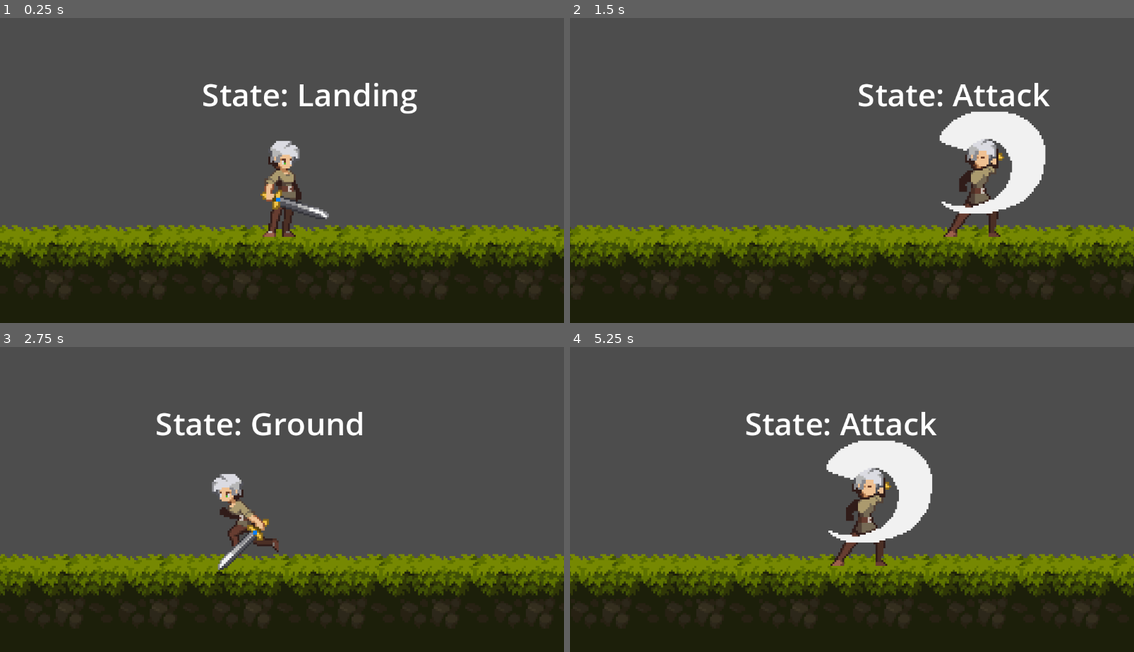
Above: before the commit, frames 1-4 (two rows, left to right).
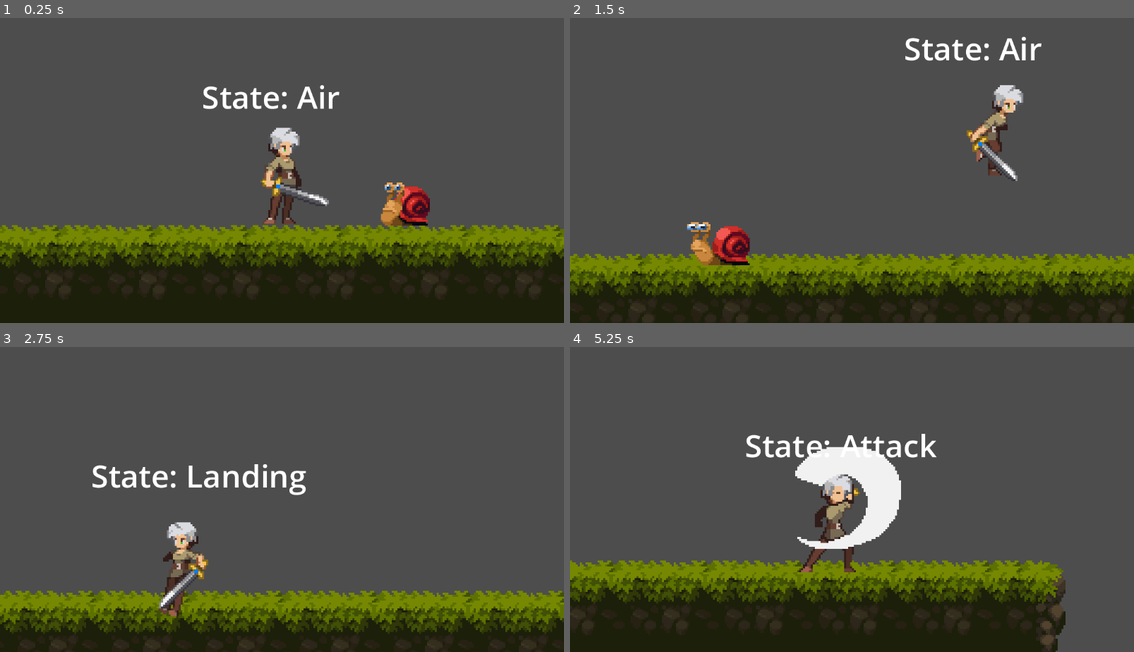
Above: after the commit, the same moments.

Repository: zxvfc/godot-game-02
Game: Godot game, scene res://Levels/test_level.tscn
Two runs of this game, one before a commit and one after it. Both use one fixed random seed, a clock stepped at 60 frames per second and the inputs below.
Inputs:
- Up to frame 1 (0.25 s): no input
- Up to frame 2 (1.5 s): hold D (right) from 0.53 s (still down); tap F (attack) at 0.6, 1.35 s; tap Space (jump) at 0.77 s
- Up to frame 3 (2.75 s): tap Space (jump) at 1.52 s; release D (right) at 2.03 s; hold A (left) from 2.03 s (still down); tap F (attack) at 2.1 s
- Up to frame 4 (5.25 s): release A (left) at 2.78 s; hold D (right) 2.78-4.28 s; tap F (attack) every 0.75 s from 2.85 to 5.1 s; tap Space (jump) at 3.02, 3.77, 4.52 s; hold A (left) 4.28-5.03 s; hold D (right) from 5.03 s (still down)

The runs differ from the first frame. In frame 1, 4.2% of the frame differs, in the area x 36-77%, y 21-72%; in frame 2, 25%; in frame 3, 25%, in the area x 0-100%, y 21-99%; in frame 4, 18%.

Commit message:
addded attack

Diff:
--- a/Characters/CharacterStateMachine.gd
+++ b/Characters/CharacterStateMachine.gd
@@ -15,8 +15,11 @@
 	for child in get_children():
 		if (child is State):
 			states.append(child)
+
 			child.character = character
 			child.playback = animation_tree[PLAYBACK]
+
+			child.connect("interrupt_state", on_state_interrupt_state)
 		else:
 			push_warning("Child" + child.name + " in not a State")
 
@@ -38,3 +41,7 @@
 
 func can_move():
 	return current_state.can_move
+
+
+func on_state_interrupt_state(new_state: State):
+	switch_state(new_state)
--- /dev/null
+++ b/Characters/Enemies/Damagable.gd
@@ -0,0 +1,24 @@
+extends Node
+
+class_name Damagable
+
+signal on_hit(node: Node, damage_taken: int)
+
+@export var health: float = 20 :
+	get:
+		return health
+	set(new_value):
+		SignalBus.emit_signal("on_health_changed", get_parent(), new_value - health)
+		health = new_value
+
+@export var dead_animation_name: String = "dead"
+
+func hit(damage: int):
+	health -= damage
+
+	emit_signal("on_hit", get_parent(), damage)
+
+
+func _on_animation_tree_animation_finished(anim_name):
+	if anim_name == dead_animation_name:
+		get_parent().queue_free()
--- /dev/null
+++ b/Characters/Enemies/snail.gd
@@ -0,0 +1,28 @@
+extends CharacterBody2D
+
+@onready var animation_tree: AnimationTree = $AnimationTree
+@onready var state_machine: CharacterStateMachine = $CharacterStateMachine
+
+@export var starting_move_direction: Vector2 = Vector2.LEFT
+@export var movement_speed: float = 30.0
+@export var hit_state: State
+
+# Get the gravity from the project settings to be synced with RigidBody nodes.
+var gravity = ProjectSettings.get_setting("physics/2d/default_gravity")
+
+
+func _ready():
+	animation_tree.active = true
+
+func _physics_process(delta):
+	# Add the gravity.
+	if not is_on_floor():
+		velocity.y += gravity * delta
+
+	var direction: Vector2 = starting_move_direction
+	if direction && state_machine.can_move():
+		velocity.x = direction.x * movement_speed
+	elif state_machine.current_state != hit_state:
+		velocity.x = move_toward(velocity.x, 0, movement_speed)
+
+	move_and_slide()
--- /dev/null
+++ b/Characters/Enemies/snail.tscn
@@ -0,0 +1,188 @@
+[gd_scene load_steps=19 format=3 uid="uid://briqc5aacpcs7"]
+
+[ext_resource type="Script" path="res://Characters/Enemies/snail.gd" id="1_ao020"]
+[ext_resource type="Texture2D" uid="uid://s4mif03cgxko" path="res://Art/Legacy-Fantasy - High Forest 2.3/Mob/Snail/Dead-Sheet.png" id="1_i1jf0"]
+[ext_resource type="Texture2D" uid="uid://b8lnixgx21obk" path="res://Art/Legacy-Fantasy - High Forest 2.3/Mob/Snail/walk-Sheet.png" id="1_rp7yg"]
+[ext_resource type="Script" path="res://Characters/Enemies/Damagable.gd" id="2_d5vjt"]
+[ext_resource type="Script" path="res://Characters/CharacterStateMachine.gd" id="4_tp3a2"]
+[ext_resource type="Script" path="res://Characters/State.gd" id="5_or83l"]
+[ext_resource type="Script" path="res://Characters/Hit.gd" id="6_g80lj"]
+
+[sub_resource type="RectangleShape2D" id="RectangleShape2D_78jd5"]
+size = Vector2(26.5, 22)
+
+[sub_resource type="Animation" id="Animation_af5vr"]
+length = 0.001
+tracks/0/type = "value"
+tracks/0/imported = false
+tracks/0/enabled = true
+tracks/0/path = NodePath("Sprite2D:frame")
+tracks/0/interp = 1
+tracks/0/loop_wrap = true
+tracks/0/keys = {
+"times": PackedFloat32Array(0),
+"transitions": PackedFloat32Array(1),
+"update": 1,
+"values": [0]
+}
+
+[sub_resource type="Animation" id="Animation_qsqok"]
+resource_name = "walk"
+length = 0.8
+loop_mode = 1
+tracks/0/type = "value"
+tracks/0/imported = false
+tracks/0/enabled = true
+tracks/0/path = NodePath("Sprite2D:texture")
+tracks/0/interp = 1
+tracks/0/loop_wrap = true
+tracks/0/keys = {
+"times": PackedFloat32Array(0),
+"transitions": PackedFloat32Array(1),
+"update": 1,
+"values": [ExtResource("1_rp7yg")]
+}
+tracks/1/type = "value"
+tracks/1/imported = false
+tracks/1/enabled = true
+tracks/1/path = NodePath("Sprite2D:hframes")
+tracks/1/interp = 1
+tracks/1/loop_wrap = true
+tracks/1/keys = {
+"times": PackedFloat32Array(0),
+"transitions": PackedFloat32Array(1),
+"update": 1,
+"values": [8]
+}
+tracks/2/type = "value"
+tracks/2/imported = false
+tracks/2/enabled = true
+tracks/2/path = NodePath("Sprite2D:frame")
+tracks/2/interp = 1
+tracks/2/loop_wrap = true
+tracks/2/keys = {
+"times": PackedFloat32Array(0, 0.1, 0.2, 0.3, 0.4, 0.5, 0.6, 0.7),
+"transitions": PackedFloat32Array(1, 1, 1, 1, 1, 1, 1, 1),
+"update": 1,
+"values": [0, 1, 2, 3, 4, 5, 6, 7]
+}
+
+[sub_resource type="Animation" id="Animation_wdkig"]
+resource_name = "dead"
+length = 0.8
+tracks/0/type = "value"
+tracks/0/imported = false
+tracks/0/enabled = true
+tracks/0/path = NodePath("Sprite2D:texture")
+tracks/0/interp = 1
+tracks/0/loop_wrap = true
+tracks/0/keys = {
+"times": PackedFloat32Array(0),
+"transitions": PackedFloat32Array(1),
+"update": 1,
+"values": [ExtResource("1_i1jf0")]
+}
+tracks/1/type = "value"
+tracks/1/imported = false
+tracks/1/enabled = true
+tracks/1/path = NodePath("Sprite2D:hframes")
+tracks/1/interp = 1
+tracks/1/loop_wrap = true
+tracks/1/keys = {
+"times": PackedFloat32Array(0),
+"transitions": PackedFloat32Array(1),
+"update": 1,
+"values": [8]
+}
+tracks/2/type = "value"
+tracks/2/imported = false
+tracks/2/enabled = true
+tracks/2/path = NodePath("Sprite2D:frame")
+tracks/2/interp = 1
+tracks/2/loop_wrap = true
+tracks/2/keys = {
+"times": PackedFloat32Array(0, 0.1, 0.2, 0.3, 0.4, 0.5, 0.6, 0.7),
+"transitions": PackedFloat32Array(1, 1, 1, 1, 1, 1, 1, 1),
+"update": 1,
+"values": [0, 1, 2, 3, 4, 5, 6, 7]
+}
+
+[sub_resource type="AnimationLibrary" id="AnimationLibrary_wjt13"]
+_data = {
+"RESET": SubResource("Animation_af5vr"),
+"dead": SubResource("Animation_wdkig"),
+"walk": SubResource("Animation_qsqok")
+}
+
+[sub_resource type="AnimationNodeAnimation" id="AnimationNodeAnimation_78v4t"]
+animation = &"dead"
+
+[sub_resource type="AnimationNodeAnimation" id="AnimationNodeAnimation_neefb"]
+animation = &"walk"
+
+[sub_resource type="AnimationNodeStateMachineTransition" id="AnimationNodeStateMachineTransition_j06fv"]
+advance_mode = 2
+
+[sub_resource type="AnimationNodeStateMachineTransition" id="AnimationNodeStateMachineTransition_mcq4x"]
+
+[sub_resource type="AnimationNodeStateMachine" id="AnimationNodeStateMachine_qkep6"]
+states/dead/node = SubResource("AnimationNodeAnimation_78v4t")
+states/dead/position = Vector2(498.25, 107.5)
+states/walk/node = SubResource("AnimationNodeAnimation_neefb")
+states/walk/position = Vector2(339.5, 100.25)
+transitions = ["Start", "walk", SubResource("AnimationNodeStateMachineTransition_j06fv"), "walk", "dead", SubResource("AnimationNodeStateMachineTransition_mcq4x")]
+
+[sub_resource type="AnimationNodeStateMachinePlayback" id="AnimationNodeStateMachinePlayback_uh0l1"]
+
+[node name="Snail" type="CharacterBody2D"]
+position = Vector2(111, 66)
+collision_layer = 4
+script = ExtResource("1_ao020")
+
+[node name="CollisionShape2D" type="CollisionShape2D" parent="."]
+position = Vector2(0.75, 5)
+shape = SubResource("RectangleShape2D_78jd5")
+
+[node name="Sprite2D" type="Sprite2D" parent="."]
+texture = ExtResource("1_i1jf0")
+hframes = 8
+
+[node name="AnimationPlayer" type="AnimationPlayer" parent="."]
+libraries = {
+"": SubResource("AnimationLibrary_wjt13")
+}
+
+[node name="Damagable" type="Node" parent="."]
+script = ExtResource("2_d5vjt")
+
+[node name="AnimationTree" type="AnimationTree" parent="."]
+tree_root = SubResource("AnimationNodeStateMachine_qkep6")
+anim_player = NodePath("../AnimationPlayer")
+parameters/playback = SubResource("AnimationNodeStateMachinePlayback_uh0l1")
+
+[node name="CharacterStateMachine" type="Node" parent="." node_paths=PackedStringArray("character", "animation_tree", "current_state")]
+script = ExtResource("4_tp3a2")
+character = NodePath("..")
+animation_tree = NodePath("../AnimationTree")
+current_state = NodePath("Walk")
+
+[node name="Walk" type="Node" parent="CharacterStateMachine"]
+script = ExtResource("5_or83l")
+
+[node name="Dead" type="Node" parent="CharacterStateMachine"]
+script = ExtResource("5_or83l")
+can_move = false
+
+[node name="Hit" type="Node" parent="CharacterStateMachine" node_paths=PackedStringArray("damagable", "dead_state", "return_state")]
+script = ExtResource("6_g80lj")
+damagable = NodePath("../../Damagable")
+dead_state = NodePath("../Dead")
+return_state = NodePath("../Walk")
+can_move = false
+
+[node name="Timer" type="Timer" parent="CharacterStateMachine/Hit"]
+one_shot = true
+autostart = true
+
+[connection signal="animation_finished" from="AnimationTree" to="Damagable" method="_on_animation_tree_animation_finished"]
+[connection signal="timeout" from="CharacterStateMachine/Hit/Timer" to="CharacterStateMachine/Hit" method="_on_timer_timeout"]
--- /dev/null
+++ b/Characters/Hit.gd
@@ -0,0 +1,33 @@
+extends State
+
+class_name HitState
+
+@export var damagable: Damagable
+@export var dead_state: State
+@export var dead_animation_node: String = "dead"
+@export var knokback_velocity: Vector2 = Vector2(100, 0)
+@export var return_state: State
+
+@onready var timer: Timer = $Timer
+
+func _ready():
+	damagable.connect("on_hit", on_damagable_hit)
+
+func on_enter():
+	character.velocity = knokback_velocity
+	timer.start()
+
+
+func on_damagable_hit(node: Node, damage_amount: int):
+	if damagable.health > 0:
+		emit_signal("interrupt_state", self)
+	else:
+		emit_signal("interrupt_state", dead_state)
+		playback.travel(dead_animation_node)
+
+func on_exit():
+	knokback_velocity = Vector2.ZERO
+
+
+func _on_timer_timeout():
+	next_state = return_state
--- a/Characters/State.gd
+++ b/Characters/State.gd
@@ -7,6 +7,8 @@
 var character: CharacterBody2D
 var playback: AnimationNodeStateMachinePlayback
 var next_state: State
+
+signal interrupt_state(new: State)
 
 func on_enter():
 	pass
--- /dev/null
+++ b/Characters/Sword.gd
@@ -0,0 +1,13 @@
+extends Area2D
+
+@export var damage: int = 10
+
+func _ready():
+	monitoring = false
+
+func _on_body_entered(body):
+	for child in body.get_children():
+		if child is Damagable:
+			child.hit(damage)
+
+	print_debug(body.name)
--- a/Characters/player.tscn
+++ b/Characters/player.tscn
@@ -11,6 +11,7 @@
 [ext_resource type="Script" path="res://Characters/GroundState.gd" id="10_3wa5b"]
 [ext_resource type="Script" path="res://Characters/AttackState.gd" id="10_7uv4t"]
 [ext_resource type="Script" path="res://Characters/StateLabel.gd" id="11_ag368"]
+[ext_resource type="Script" path="res://Characters/Sword.gd" id="12_70mnp"]
 
 [sub_resource type="Animation" id="Animation_7tvmy"]
 length = 0.001
@@ -66,6 +67,18 @@
 "update": 1,
 "values": [0, 1, 2, 3]
 }
+tracks/3/type = "value"
+tracks/3/imported = false
+tracks/3/enabled = true
+tracks/3/path = NodePath("Sword:monitoring")
+tracks/3/interp = 1
+tracks/3/loop_wrap = true
+tracks/3/keys = {
+"times": PackedFloat32Array(0, 0.1, 0.2),
+"transitions": PackedFloat32Array(1, 1, 1),
+"update": 1,
+"values": [false, true, false]
+}
 
 [sub_resource type="Animation" id="Animation_j1mvt"]
 resource_name = "attack2"
@@ -105,6 +118,18 @@
 "transitions": PackedFloat32Array(1, 1, 1, 1),
 "update": 1,
 "values": [4, 5, 6, 7]
+}
+tracks/3/type = "value"
+tracks/3/imported = false
+tracks/3/enabled = true
+tracks/3/path = NodePath("Sword:monitoring")
+tracks/3/interp = 1
+tracks/3/loop_wrap = true
+tracks/3/keys = {
+"times": PackedFloat32Array(0, 0.1, 0.2),
+"transitions": PackedFloat32Array(1, 1, 1),
+"update": 1,
+"values": [false, true, false]
 }
 
 [sub_resource type="Animation" id="Animation_m71mn"]
@@ -399,14 +424,16 @@
 radius = 8.0
 height = 44.0
 
+[sub_resource type="RectangleShape2D" id="RectangleShape2D_hxrin"]
+size = Vector2(22, 47)
+
 [node name="Player" type="CharacterBody2D"]
+collision_layer = 2
 script = ExtResource("1_m8ylb")
 
 [node name="Sprite2D" type="Sprite2D" parent="."]
-position = Vector2(-32, -32)
 texture = ExtResource("2_j0rsj")
-centered = false
-hframes = 4
+hframes = 8
 
 [node name="AnimationPlayer" type="AnimationPlayer" parent="."]
 libraries = {
@@ -461,8 +488,19 @@
 state_machine = NodePath("../CharacterStateMachine")
 
 [node name="CollisionShape2D" type="CollisionShape2D" parent="."]
-position = Vector2(1, 10)
+position = Vector2(0, 2)
 shape = SubResource("CapsuleShape2D_xorqd")
+
+[node name="Sword" type="Area2D" parent="."]
+position = Vector2(1, 0)
+collision_layer = 0
+collision_mask = 4
+script = ExtResource("12_70mnp")
+
+[node name="CollisionShape2D" type="CollisionShape2D" parent="Sword"]
+position = Vector2(28, 0)
+shape = SubResource("RectangleShape2D_hxrin")
 
 [connection signal="animation_finished" from="AnimationTree" to="CharacterStateMachine/Landing" method="_on_animation_tree_animation_finished"]
 [connection signal="animation_finished" from="AnimationTree" to="CharacterStateMachine/Attack" method="_on_animation_tree_animation_finished"]
+[connection signal="body_entered" from="Sword" to="Sword" method="_on_body_entered"]
--- a/Levels/test_level.tscn
+++ b/Levels/test_level.tscn
@@ -1,7 +1,9 @@
-[gd_scene load_steps=5 format=3 uid="uid://b4mvhaucsvq1o"]
+[gd_scene load_steps=7 format=3 uid="uid://b4mvhaucsvq1o"]
 
 [ext_resource type="Texture2D" uid="uid://d03lvkag1n7xw" path="res://Art/Legacy-Fantasy - High Forest 2.3/Assets/Tiles.png" id="1_m5tnn"]
 [ext_resource type="PackedScene" uid="uid://7lsylwlmh3ro" path="res://Characters/player.tscn" id="2_0uvw6"]
+[ext_resource type="PackedScene" uid="uid://briqc5aacpcs7" path="res://Characters/Enemies/snail.tscn" id="3_4jfer"]
+[ext_resource type="PackedScene" uid="uid://cf8mhx1lui4sj" path="res://UI/health_changed_manager.tscn" id="4_dquaj"]
 
 [sub_resource type="TileSetAtlasSource" id="TileSetAtlasSource_p14ie"]
 texture = ExtResource("1_m5tnn")
@@ -1442,3 +1444,7 @@
 position_smoothing_enabled = true
 drag_horizontal_enabled = true
 drag_vertical_enabled = true
+
+[node name="Snail" parent="." instance=ExtResource("3_4jfer")]
+
+[node name="HealthChangedManager" parent="." instance=ExtResource("4_dquaj")]
--- /dev/null
+++ b/SignalBus.gd
@@ -0,0 +1,3 @@
+extends Node
+
+signal on_health_changed(node: Node, amount_changed: int)
--- /dev/null
+++ b/UI/health_changed_label.gd
@@ -0,0 +1,12 @@
+extends Label
+
+@export var float_speed: Vector2 = Vector2(0, -50)
+
+
+# Called every frame. 'delta' is the elapsed time since the previous frame.
+func _process(delta):
+	position += float_speed * delta
+
+
+func _on_timer_timeout():
+	queue_free()
--- /dev/null
+++ b/UI/health_changed_label.tscn
@@ -0,0 +1,19 @@
+[gd_scene load_steps=2 format=3 uid="uid://qi0oxk7ay8id"]
+
+[ext_resource type="Script" path="res://UI/health_changed_label.gd" id="1_wk5if"]
+
+[node name="HealthChangedLabel" type="Label"]
+anchors_preset = 15
+anchor_right = 1.0
+anchor_bottom = 1.0
+grow_horizontal = 2
+grow_vertical = 2
+text = "1000"
+script = ExtResource("1_wk5if")
+
+[node name="Timer" type="Timer" parent="."]
+wait_time = 0.25
+one_shot = true
+autostart = true
+
+[connection signal="timeout" from="Timer" to="." method="_on_timer_timeout"]
--- /dev/null
+++ b/UI/health_changed_manager.gd
@@ -0,0 +1,24 @@
+extends Control
+
+@export var health_changed_label: PackedScene
+@export var damage_color : Color = Color.DARK_RED
+@export var heal_color : Color = Color.DARK_GREEN
+
+# Called when the node enters the scene tree for the first time.
+func _ready():
+	SignalBus.connect("on_health_changed", on_signal_health_changed)
+
+
+# Called every frame. 'delta' is the elapsed time since the previous frame.
+func _process(delta):
+	pass
+
+func on_signal_health_changed(node: Node, amount_changed: int):
+	var label_instance: Label = health_changed_label.instantiate()
+	node.add_child(label_instance)
+
+	label_instance.text = str(amount_changed)
+	if amount_changed >= 0:
+		label_instance.modulate = heal_color
+	else:
+		label_instance.modulate = damage_color
--- /dev/null
+++ b/UI/health_changed_manager.tscn
@@ -0,0 +1,12 @@
+[gd_scene load_steps=3 format=3 uid="uid://cf8mhx1lui4sj"]
+
+[ext_resource type="Script" path="res://UI/health_changed_manager.gd" id="1_i2nfm"]
+[ext_resource type="PackedScene" uid="uid://qi0oxk7ay8id" path="res://UI/health_changed_label.tscn" id="2_uw48x"]
+
+[node name="HealthChangedManager" type="Control"]
+layout_mode = 3
+anchors_preset = 0
+offset_right = 40.0
+offset_bottom = 40.0
+script = ExtResource("1_i2nfm")
+health_changed_label = ExtResource("2_uw48x")
--- a/project.godot
+++ b/project.godot
@@ -18,6 +18,7 @@
 [autoload]
 
 Constants="*res://Characters/Constants.gd"
+SignalBus="*res://SignalBus.gd"
 
 [display]
 
@@ -56,6 +57,12 @@
 ]
 }
 
+[layer_names]
+
+2d_physics/layer_1="World"
+2d_physics/layer_2="Player"
+2d_physics/layer_3="Enemy"
+
 [physics]
 
 2d/default_gravity=245.0
Not shown: 1 places in Characters/player.tscn that only renumber resources
